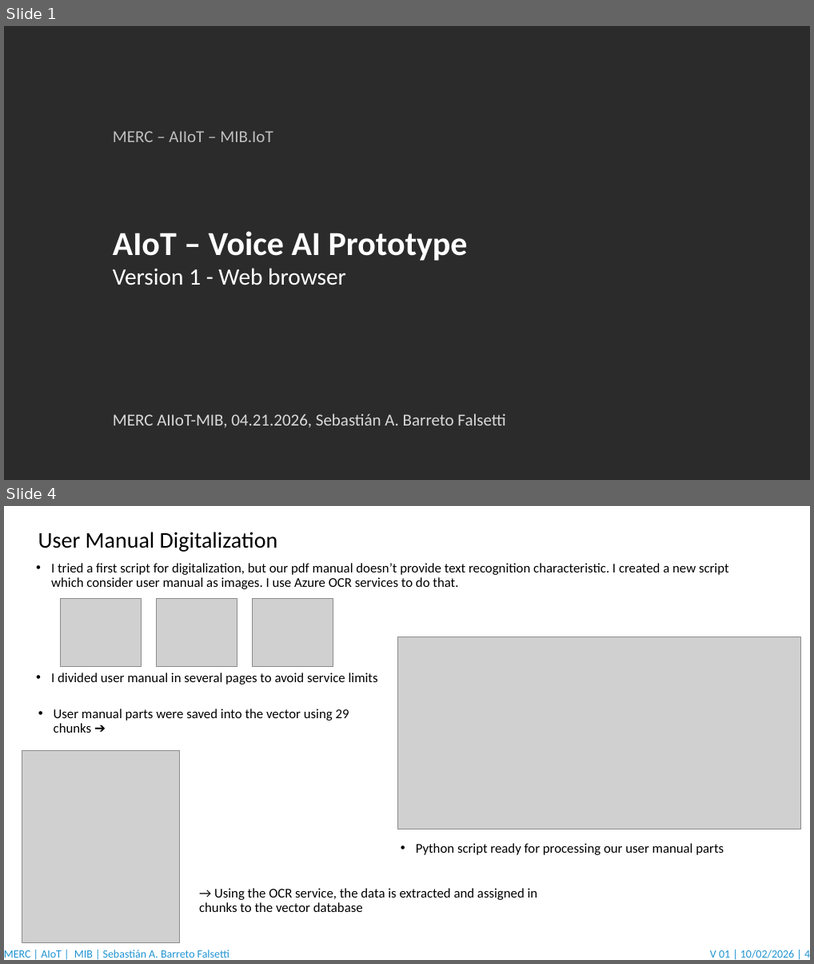
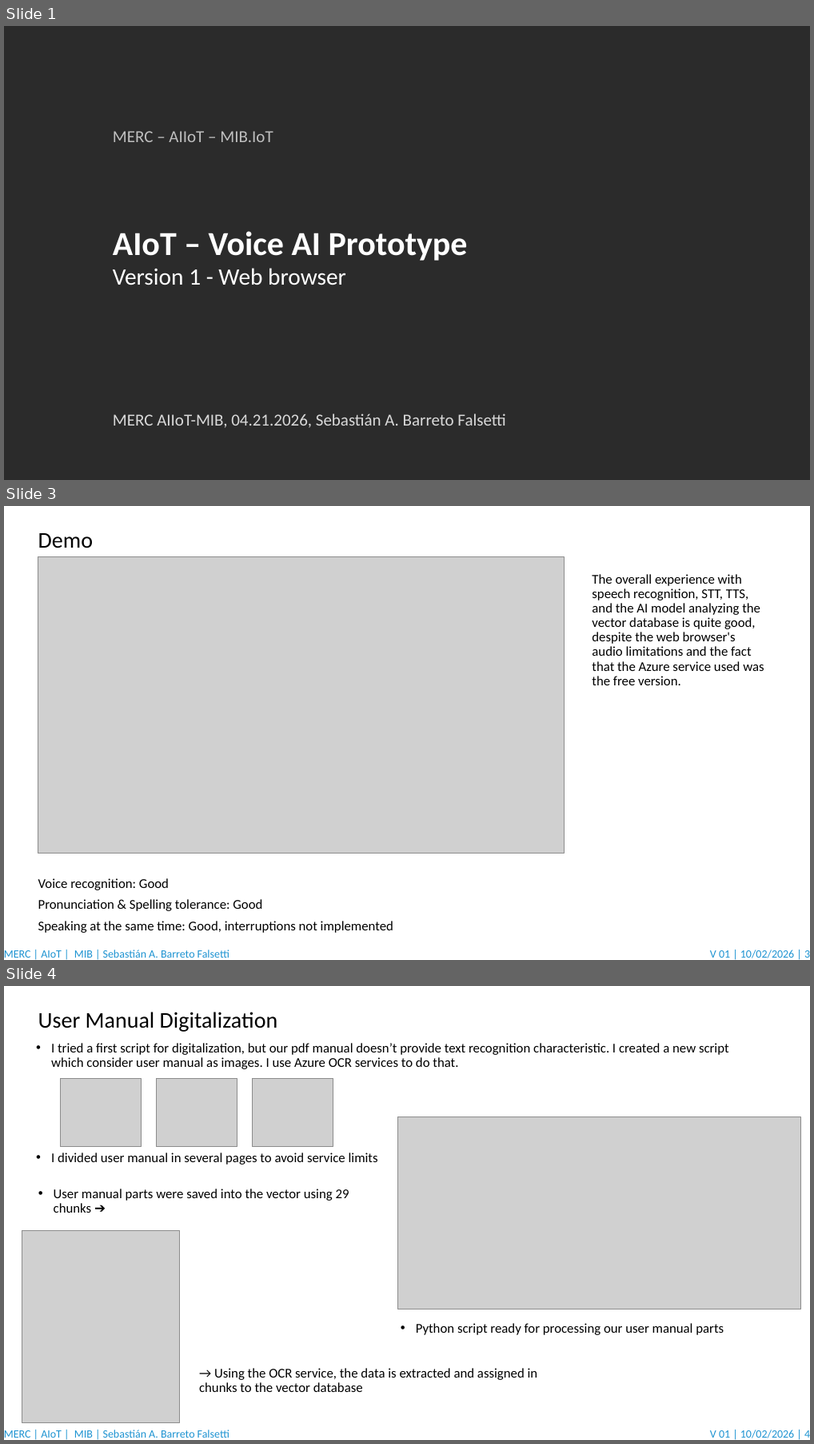
Before and after one commit to sebarreto/voice-ai-agent, a slide deck: IoT_AI_Voice_AI_version_1.pptx. Shown one above the other, each under a label of ours: slides 1 and 4 before the commit, slides 1, 3 and 4 after it; the slides between them are not shown. The pictures are 814x964 and 814x1444 pixels, drawn with LibreOffice and Linux fonts; fonts in the diff are those of the drawing; grey boxes stand for pictures; background and template pictures are left out; a plain dark background stands for a picture behind light text. Boxes give left, top, right and bottom in pixels: in the first picture for what was removed or moved away, otherwise in the second. Text is boxed around its words. In the diff, an @@ line names an element or a change of style, - is before the commit and + after.

```diff
--- a/IoT_AI_Voice_AI_version_1.pptx
+++ b/IoT_AI_Voice_AI_version_1.pptx
@@ slide 3 added at (x1=4, y1=506, x2=810, y2=960), background picture (left out); not listed: 2 template elements that a slide beside it also shows @@
@@ text added at (x1=38, y1=533, x2=93, y2=548), 20 pt, text #000000 @@
+Demo
@@ picture added at (x1=38, y1=557, x2=565, y2=852) @@
@@ text added at (x1=592, y1=574, x2=764, y2=685), 12 pt, text #000000 @@
+The overall experience with speech recognition, STT, TTS, and the AI model analyzing the vector database is quite good, despite the web browser's audio limitations and the fact that the Azure service used was the free version.
@@ text added at (x1=38, y1=878, x2=394, y2=932), 12 pt, text #000000 @@
+Voice recognition: Good
+Pronunciation & Spelling tolerance: Good
+Speaking at the same time: Good, interruptions not implemented
```
Also in this commit, not shown: 2 slides changed, 1 slide removed.
